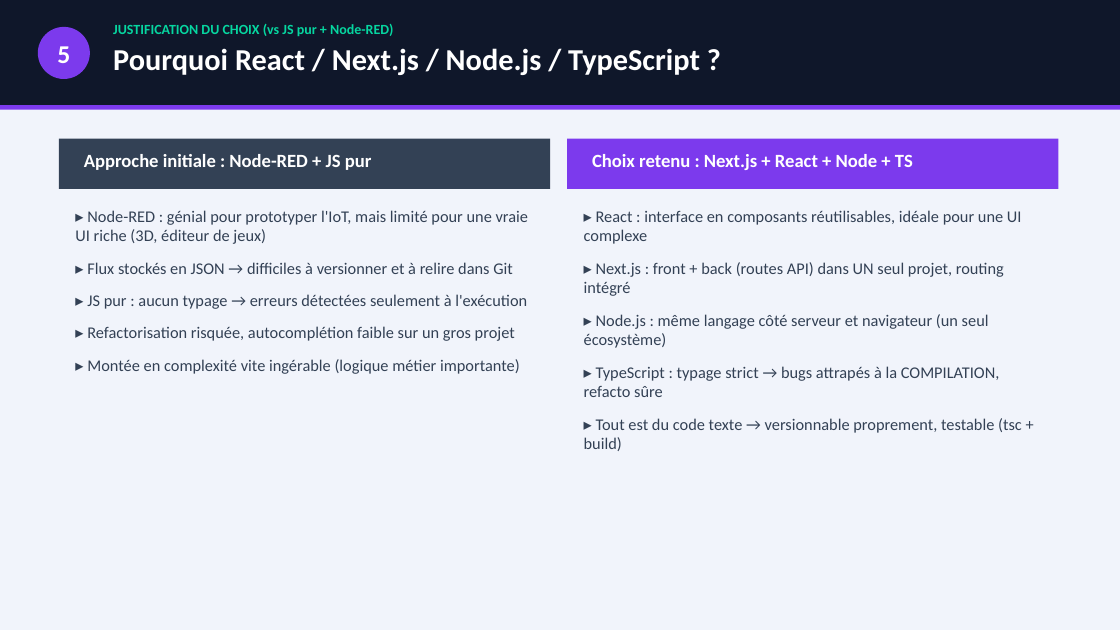
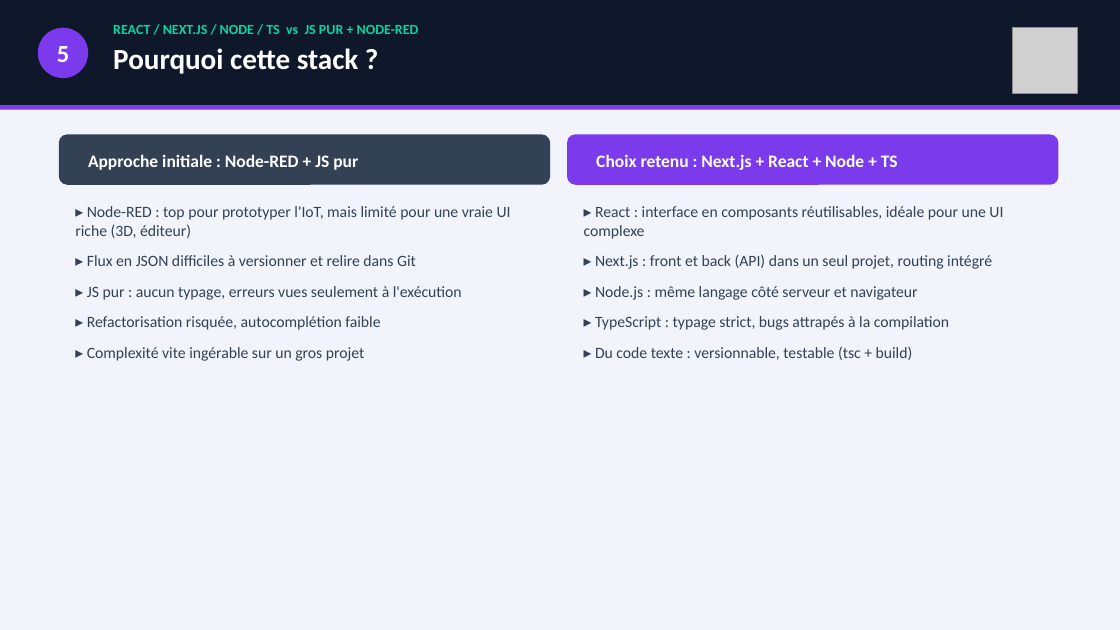
Before and after one commit to NewGenesisAgency/color_room, a slide deck: slide 9 of ColorRoom_Presentation_BTS_CIEL.pptx (slide 8 before the commit). Drawn at 1120x630 pixels with LibreOffice and Linux fonts; fonts in the diff are those of the drawing; grey boxes stand for pictures. Boxes give left, top, right and bottom in pixels: in the first picture for what was removed or moved away, otherwise in the second. Text is boxed around its words. In the diff, an @@ line names an element or a change of style, - is before the commit and + after.

```diff
--- a/ColorRoom_Presentation_BTS_CIEL.pptx
+++ b/ColorRoom_Presentation_BTS_CIEL.pptx
@@ ellipse "5" at (x1=38, y1=28, x2=88, y2=78): size 22 to 21 pt @@
@@ text at (x1=113, y1=25, x2=419, y2=74): text changed; size 26 to 12 pt; text colour #FFFFFF to #06D6A0 @@
-JUSTIFICATION DU CHOIX (vs JS pur + Node-RED)
-Pourquoi React / Next.js / Node.js / TypeScript ?
+REACT / NEXT.JS / NODE / TS vs JS PUR + NODE-RED
+Pourquoi cette stack ?
@@ picture added at (x1=1012, y1=28, x2=1078, y2=93) @@
@@ rounded rectangle moved from (x1=59, y1=139, x2=550, y2=189) to (x1=59, y1=134, x2=550, y2=185) @@
@@ rounded rectangle at (x1=59, y1=134, x2=550, y2=185): rectangle to rounded rectangle @@
@@ text "Approche initiale : Node-RED + ..." at (x1=88, y1=154, x2=358, y2=170): size 16 to 15 pt; vertical alignment top to middle @@
@@ rounded rectangle moved from (x1=567, y1=139, x2=1059, y2=189) to (x1=567, y1=134, x2=1059, y2=185) @@
@@ rounded rectangle at (x1=567, y1=134, x2=1059, y2=185): rectangle to rounded rectangle @@
@@ text "Choix retenu : Next.js + ..." at (x1=596, y1=154, x2=898, y2=170): size 16 to 15 pt; vertical alignment top to middle @@
@@ text at (x1=75, y1=206, x2=511, y2=361): text changed; size 14 to 13.5 pt @@
-▸ Node-RED : génial pour prototyper l'IoT, mais limité pour une vraie UI riche (3D, éditeur de jeux)
-▸ Flux stockés en JSON → difficiles à versionner et à relire dans Git
-▸ JS pur : aucun typage → erreurs détectées seulement à l'exécution
-▸ Refactorisation risquée, autocomplétion faible sur un gros projet
-▸ Montée en complexité vite ingérable (logique métier importante)
+▸ Node-RED : top pour prototyper l'IoT, mais limité pour une vraie UI riche (3D, éditeur)
+▸ Flux en JSON difficiles à versionner et relire dans Git
+▸ JS pur : aucun typage, erreurs vues seulement à l'exécution
+▸ Refactorisation risquée, autocomplétion faible
+▸ Complexité vite ingérable sur un gros projet
@@ text at (x1=584, y1=206, x2=1003, y2=239): size 14 to 13.5 pt in "▸ React : interface en composants réutilisables, ..."; less space between paragraphs @@
@@ text at (x1=595, y1=254, x2=992, y2=360): text changed; size 14 to 13.5 pt @@
-▸ Next.js : front + back (routes API) dans UN seul projet, routing intégré
-▸ Node.js : même langage côté serveur et navigateur (un seul écosystème)
-▸ TypeScript : typage strict → bugs attrapés à la COMPILATION, refacto sûre
-▸ Tout est du code texte → versionnable proprement, testable (tsc + build)
+▸ Next.js : front et back (API) dans un seul projet, routing intégré
+▸ Node.js : même langage côté serveur et navigateur
+▸ TypeScript : typage strict, bugs attrapés à la compilation
+▸ Du code texte : versionnable, testable (tsc + build)
```
Also in this commit, not shown: 18 other slides changed, 2 slides added, 24 other files.
